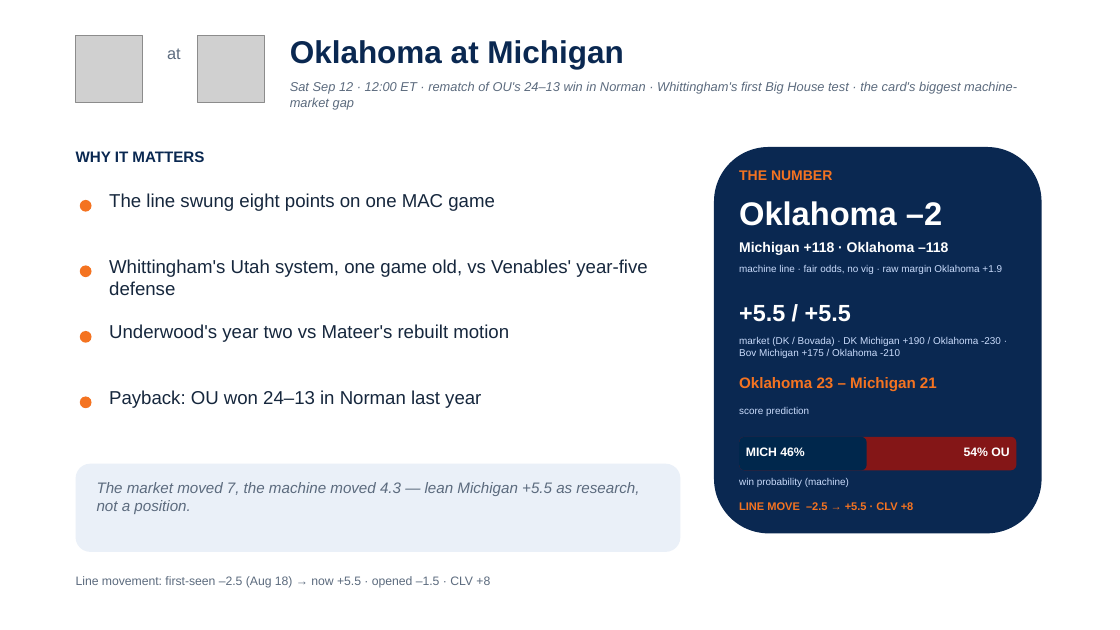
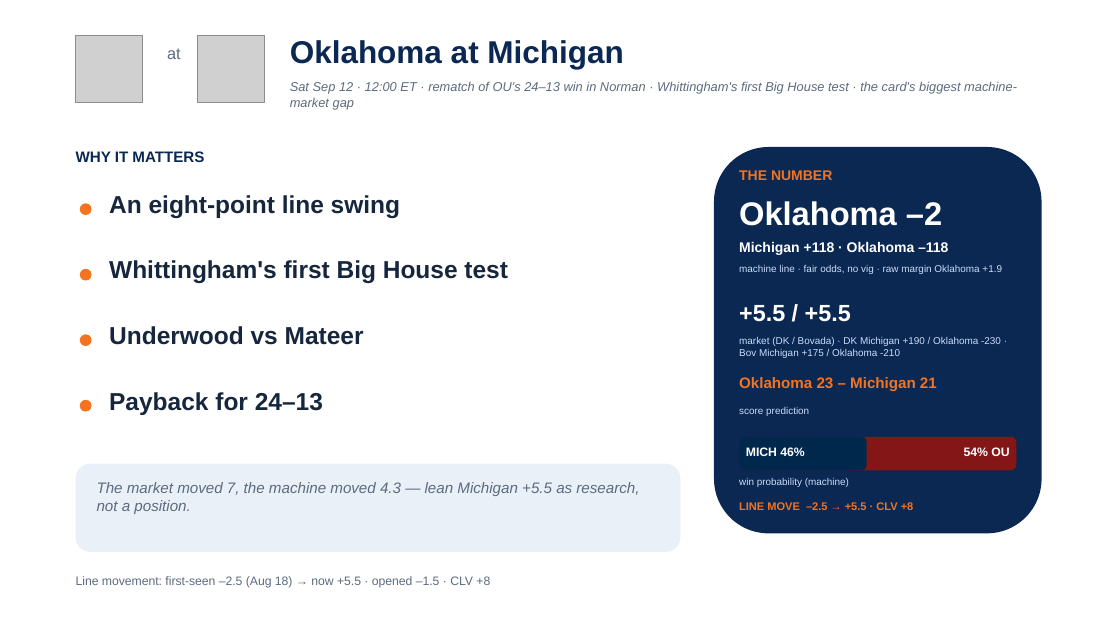
Before and after one commit to lucasalvarezflorida-lab/ncaa-fbs-analytics, a slide deck: slide 6 of decks/2026_Week2_Episode3.pptx. Drawn at 1120x630 pixels with LibreOffice and Linux fonts; fonts in the diff are those of the drawing; grey boxes stand for pictures. Boxes give left, top, right and bottom in pixels: in the first picture for what was removed or moved away, otherwise in the second. Text is boxed around its words. In the diff, an @@ line names an element or a change of style, - is before the commit and + after.

```diff
--- a/decks/2026_Week2_Episode3.pptx
+++ b/decks/2026_Week2_Episode3.pptx
@@ text at [109,195,400,218]: text changed; size 16 to 21 pt; bold on @@
-The line swung eight points on one MAC game
+An eight-point line swing
@@ ellipse: place and size @@
-ellipse at [80,266,92,277]
+ellipse at [80,269,92,281]
@@ text at [109,260,508,283]: text changed; size 16 to 21 pt; bold on @@
-Whittingham's Utah system, one game old, vs Venables' year-five defense
+Whittingham's first Big House test
@@ text at [109,326,364,345]: text changed; size 16 to 21 pt; bold on @@
-Underwood's year two vs Mateer's rebuilt motion
+Underwood vs Mateer
@@ ellipse: place and size @@
-ellipse at [80,397,92,408]
+ellipse at [80,400,92,412]
@@ text at [109,392,323,415]: text changed; size 16 to 21 pt; bold on @@
-Payback: OU won 24–13 in Norman last year
+Payback for 24–13
```
Also in this commit, not shown: 4 other slides changed, 1 other file.
